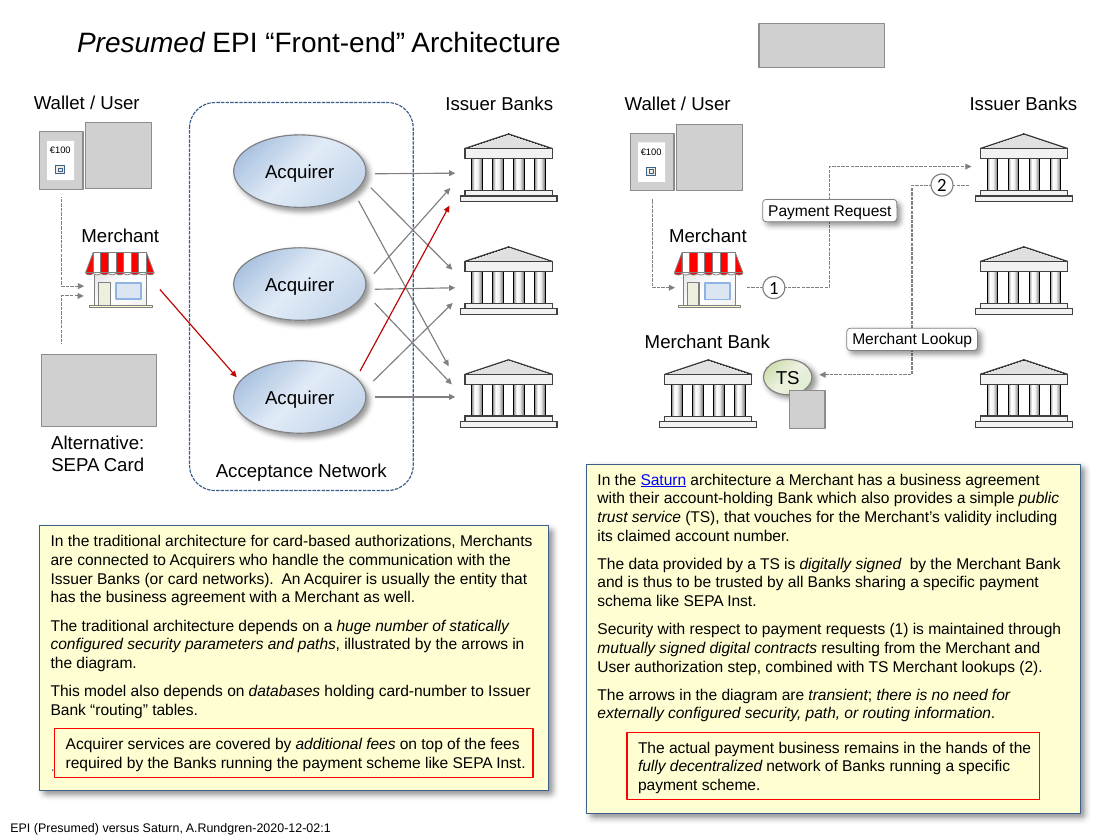
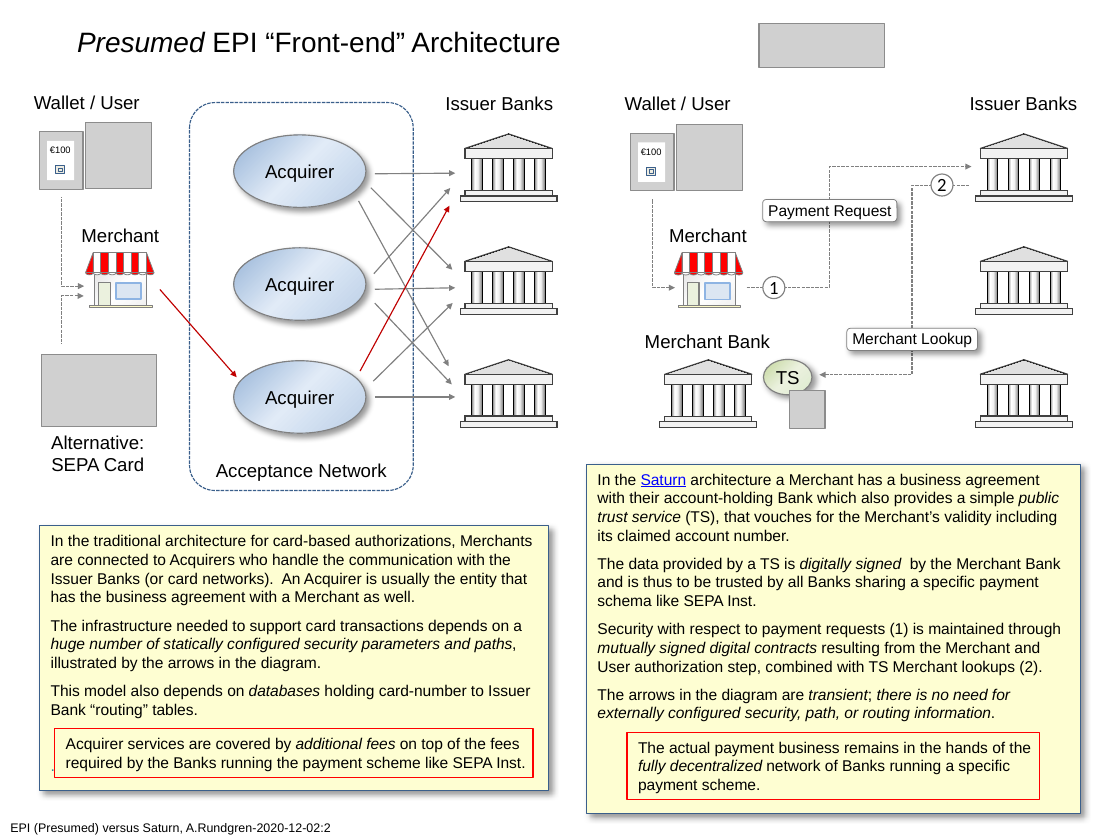
Before and after one commit to cyberphone/doc, a slide deck: slide 1 of saturn/epi(presumed)-vs-saturn.pptx. Drawn at 1120x840 pixels with LibreOffice and Linux fonts; fonts in the diff are those of the drawing; grey boxes stand for pictures. Boxes give left, top, right and bottom in pixels: in the first picture for what was removed or moved away, otherwise in the second. Text is boxed around its words. In the diff, an @@ line names an element or a change of style, - is before the commit and + after.

```diff
--- a/saturn/epi(presumed)-vs-saturn.pptx
+++ b/saturn/epi(presumed)-vs-saturn.pptx
@@ text in rectangle at box(51, 619, 522, 671): text changed @@
-The traditional architecture depends on a huge number of statically configured security parameters and paths, illustrated by the arrows in the diagram.
+The infrastructure needed to support card transactions depends on a huge number of statically configured security parameters and paths, illustrated by the arrows in the diagram.
@@ text at box(10, 823, 331, 835): text changed @@
-EPI (Presumed) versus Saturn, A.Rundgren-2020-12-02:1
+EPI (Presumed) versus Saturn, A.Rundgren-2020-12-02:2
```
Also in this commit, not shown: 1 other file.
